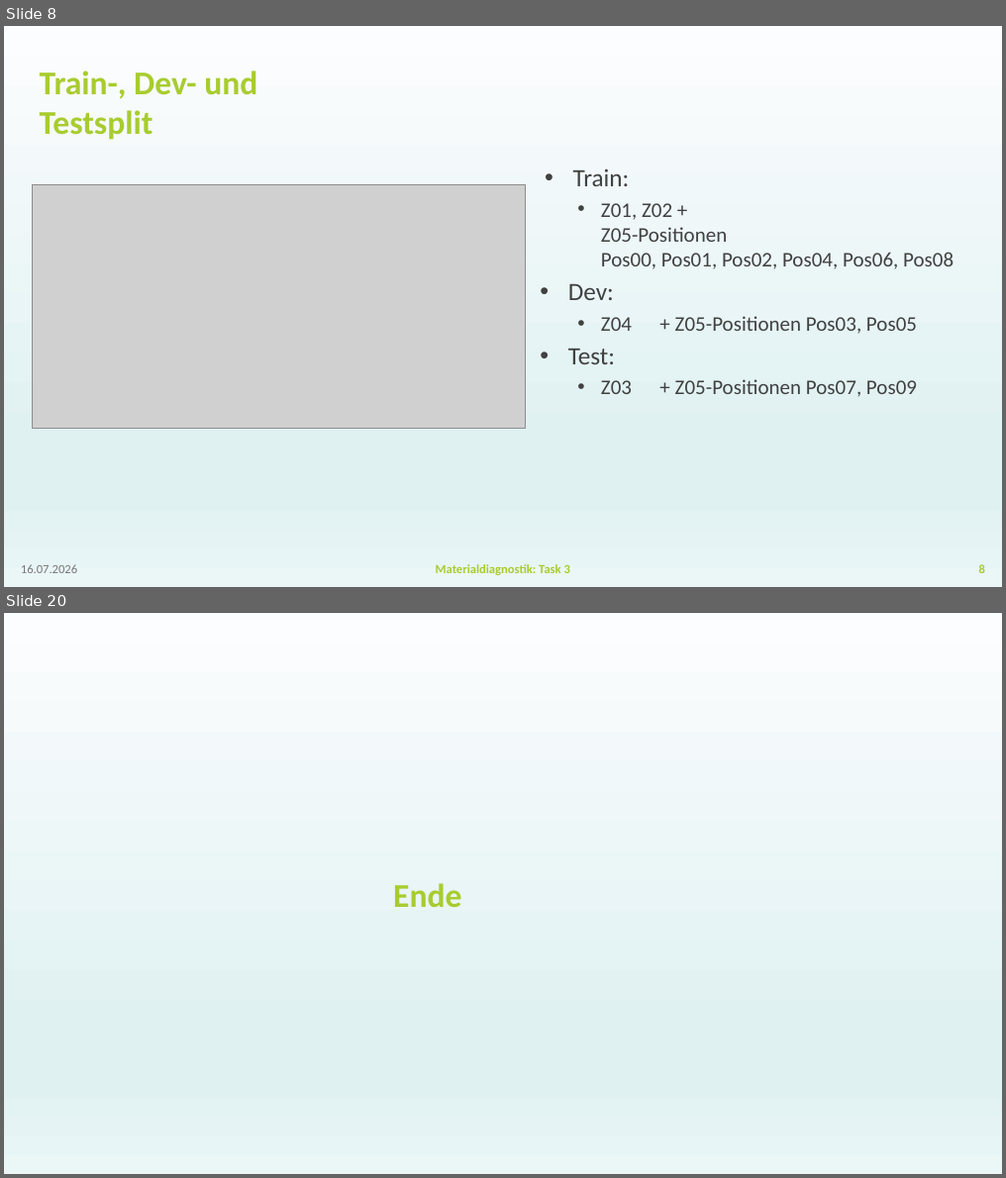
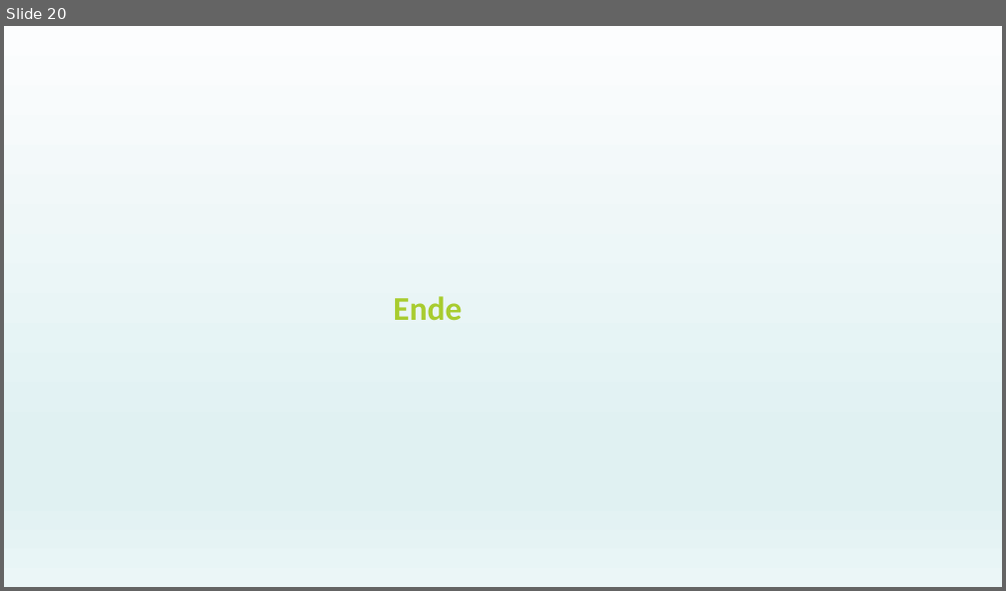
Before and after one commit to BGielczynski/AI_diagnostics, a slide deck: Task_4/Presentation_Task4.pptx. Shown one above the other, each under a label of ours: slides 8 and 20 before the commit, slide 20 after it; the slides between them are not shown. The pictures are 1006x1178 and 1006x591 pixels, drawn with LibreOffice and Linux fonts; fonts in the diff are those of the drawing; grey boxes stand for pictures; background and template pictures are left out. Boxes give left, top, right and bottom in pixels: in the first picture for what was removed or moved away, otherwise in the second. Text is boxed around its words. In the diff, an @@ line names an element or a change of style, - is before the commit and + after.

```diff
--- a/Task_4/Presentation_Task4.pptx
+++ b/Task_4/Presentation_Task4.pptx
@@ slide 8 removed at bbox=[4, 26, 1002, 587], background gradient #FCFDFE to #E0F1F2 to #EBF6F7 @@
@@ title removed at bbox=[40, 71, 257, 140] @@
-Train-, Dev- und Testsplit
@@ text removed at bbox=[568, 169, 953, 396] @@
-• Train:
-  • Z01, Z02 +
-    Z05-Positionen
-    Pos00, Pos01, Pos02, Pos04, Pos06, Pos08
-• Dev:
-  • Z04 + Z05-Positionen Pos03, Pos05
-• Test:
-  • Z03 + Z05-Positionen Pos07, Pos09
@@ picture removed at bbox=[32, 184, 525, 428] @@
@@ text removed at bbox=[21, 565, 77, 573] @@
-16.07.2026
@@ text removed at bbox=[436, 565, 570, 575] @@
-Materialdiagnostik: Task 3
@@ page number removed at bbox=[979, 565, 985, 573] @@
-8
```
Also in this commit, not shown: 18 slides changed, 1 slide added, 3 other files.
